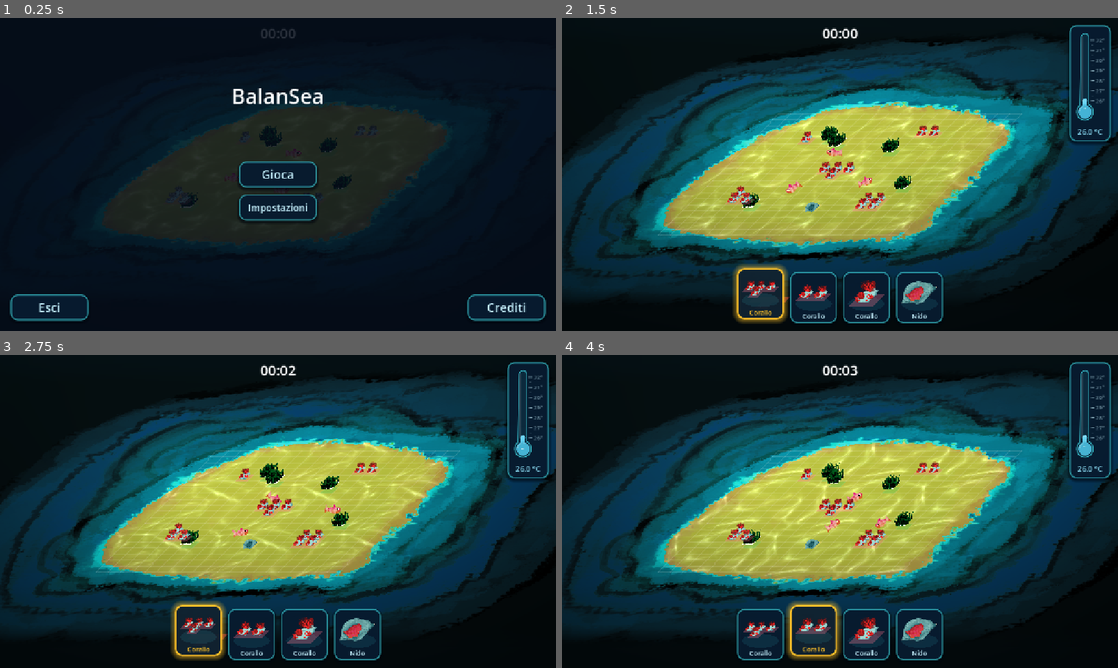
Above: before the commit, frames 1-4 (two rows, left to right).
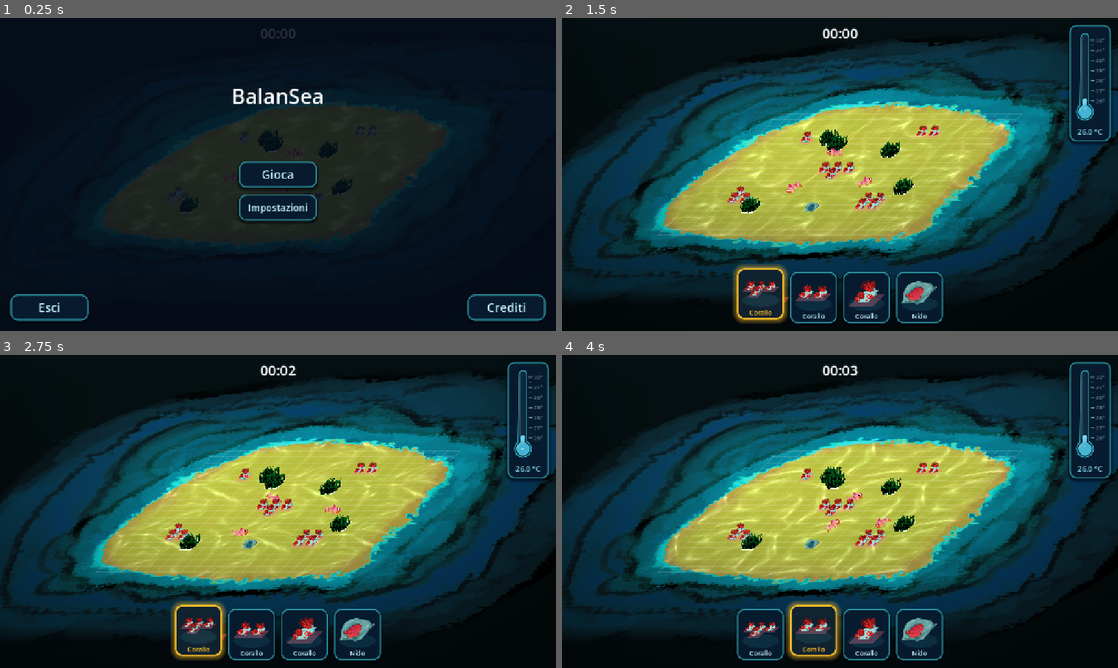
Above: after the commit, the same moments.

Repository: TakFog/rgj2026
Game: Godot game, scene res://main/main.tscn
Same seed, same stepped clock (60 frames per second), same inputs: the game is played once before the commit and once after it. Sound files missing from this copy of the repository are replaced by a short silence.
Inputs (mouse positions are in pixels of both pictures, inside the frame that each line leads up to):
- Up to frame 1 (0.25 s): no input
- Up to frame 2 (1.5 s): click "Gioca" at 0.5 s; click (762, 296) at 1.27 s
- Up to frame 3 (2.75 s): click (200, 633) at 2.02 s
- Up to frame 4 (4 s): click (812, 633) at 2.77 s; click (812, 633) at 3.52 s

The runs differ from the first frame. In frame 1, 0.4% of the frame differs, in the area x 32-64%, y 34-63%; in frame 2, 0.7%; in frame 3, 0.7%; in frame 4, 0.7%.

Commit message:
Fit algae on their cell and depth-sort them with corals
The designer's algae art stands on its own sand tile, which sat off the
cell footprint. Scale the sprite so that tile is as wide as the cell and
centre it on the cell.

The plant is now tall, so drawing every algae below the y-sorted actors
(z_index -1) put an algae in front of a coral behind it. Algae now y-sort
with the other actors, anchored on the back edge of their cell, so actors
on the cell (the predator and turtle swimming over it) stay on top.

Diff:
--- a/entities/algae/algae.gd
+++ b/entities/algae/algae.gd
@@ -15,6 +15,11 @@
 const FOOTPRINT_ALPHA := 0.3
 ## The art is a dark, detailed clump; lift it so it reads green on bright sand.
 const SPRITE_TINT := Color(1.8, 1.8, 1.8)
+## The art stands on its own sand tile, a "/__/" parallelogram like a grid cell
+## (texture px, measured on the art): its centre and the length of its
+## horizontal edges. The sprite is fitted so this tile lies on the cell.
+const ART_TILE_CENTER := Vector2(125.5, 167.0)
+const ART_TILE_WIDTH := 139.0
 
 var cell: Vector2i
 ## Last fish that reserved this algae (to swim to it or eat it), or null. It
@@ -37,16 +42,28 @@
 	add_to_group(Groups.ALGAE)
 	Game.grid.occupy([cell], self)
 	CellShapes.add_collision(self, [cell], cell)
-	# Flat ground cover: drawn below the y-sorted actors, so the predator and
-	# the turtle swimming over an algae stay on top of it.
 	# Faint footprint: the sprite does the reading, the cell only grounds it.
 	var visual := PlaceholderShape.cell(position, Color(0.3, 0.8, 0.35, FOOTPRINT_ALPHA))
-	var sprite := visual.add_sprite(TEXTURE, 1.6)
+	var sprite := visual.add_sprite(TEXTURE)
+	_fit_on_cell(sprite, visual.polygon)
 	sprite.modulate = SPRITE_TINT
 	sprite.material = _sway_material(cell)
-	ViewFollower.attach(self, visual).z_index = -1
+	_attach_sorted_by_back_edge(visual)
 	_rng.randomize()
 	_reset_timer()
+
+
+## The plant is tall, so it y-sorts with corals and actors (a coral in front of
+## it covers it, and it covers a coral behind it). It sorts by the back edge of
+## its cell, not the centre: an actor anywhere on the cell, like the predator
+## and the turtle swimming over it (GDD §5), is drawn on top of the plant.
+func _attach_sorted_by_back_edge(visual: Node2D) -> void:
+	var anchor := Marker2D.new()
+	anchor.position = Vector2(0.0, -Game.grid.cell_size * 0.5)
+	add_child(anchor)
+	# Shift the visual back so it still sits on the cell.
+	visual.position = Game.projection.to_screen(position) - Game.projection.to_screen(position + anchor.position)
+	ViewFollower.attach(anchor, visual)
 
 
 func _physics_process(delta: float) -> void:
@@ -96,6 +113,17 @@
 	_time_to_grow = AlgaeSpread.next_interval(base, Game.eco.algae_growth_jitter, _rng)
 
 
+## Scales the sprite so the art's sand tile is as wide as the cell and centres
+## that tile on the cell, so the plant grows out of its own footprint.
+## `cell_polygon`: the cell's screen corners around its centre, top edge first.
+static func _fit_on_cell(sprite: Sprite2D, cell_polygon: PackedVector2Array) -> void:
+	var cell_width := cell_polygon[1].x - cell_polygon[0].x
+	sprite.scale = Vector2.ONE * cell_width / ART_TILE_WIDTH
+	sprite.offset = Vector2.ZERO
+	var texture_center := Vector2(sprite.texture.get_size()) * 0.5
+	sprite.position = -(ART_TILE_CENTER - texture_center) * sprite.scale
+
+
 ## Per-cell phase: neighbouring algae sway independently instead of in lockstep.
 func _sway_material(at_cell: Vector2i) -> ShaderMaterial:
 	var material := ShaderMaterial.new()
